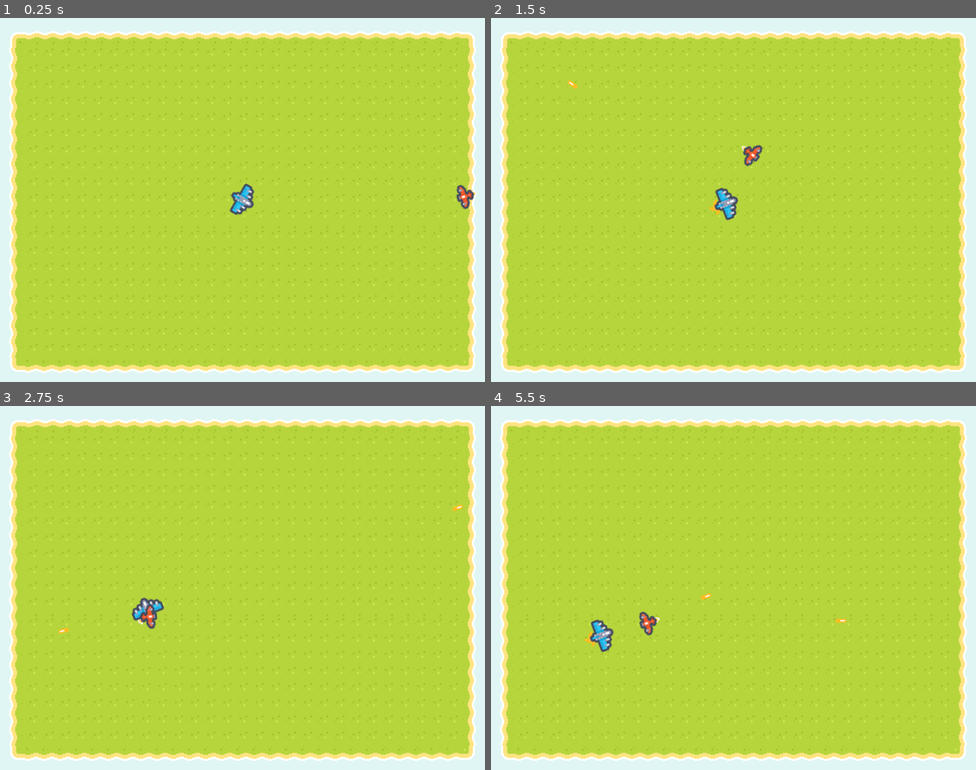
Above: before the commit, frames 1-4 (two rows, left to right).
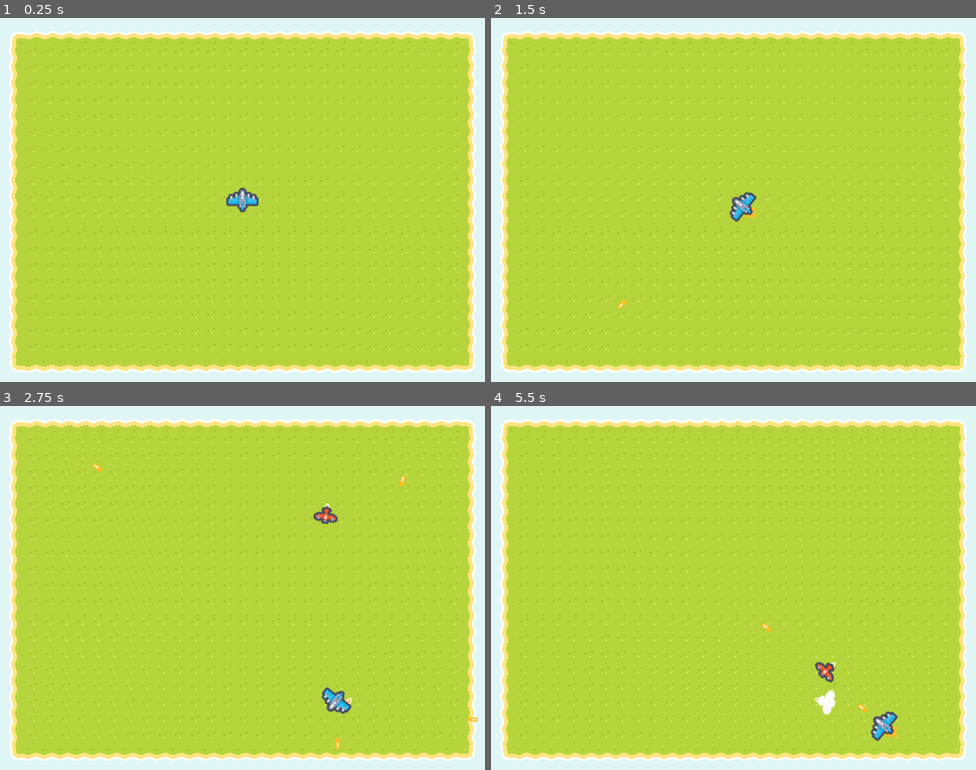
Above: after the commit, the same moments.

Repository: Name-Pending-Studios/plane-fight-the-game-aerial-combat-and-fight
Game: Godot game, scene res://main.tscn
The game is run twice, just before and just after one commit, with the same random seed, the same clock (stepped at 60 frames per second) and the same inputs.
Inputs:
- Up to frame 1 (0.25 s): no input
- Up to frame 2 (1.5 s): hold D (rightboost) 0.53-1.28 s; hold Space (shoot) 0.53-1.28 s; hold S (reverse) from 1.28 s (still down); tap W (drive) at 1.35 s
- Up to frame 3 (2.75 s): tap Space (shoot) at 1.55 s; release S (reverse) at 2.03 s; hold D (rightboost) from 2.03 s (still down); hold Space (shoot) from 2.03 s (still down)
- Up to frame 4 (5.5 s): release Space (shoot) at 2.78 s; tap Space (shoot) at 2.85, 3.8, 4.35 s; release D (rightboost) at 3.53 s; hold W (drive) 3.53-4.28 s; hold A (leftboost) 3.53-5.03 s; hold S (reverse) from 5.03 s (still down); hold Space (shoot) from 5.03 s (still down)

The runs differ from the first frame. In frame 1, 0.5% of the frame differs, in the area x 46-99%, y 45-55%; in frame 2, 0.8%; in frame 3, 1.0%; in frame 4, 1.3%, in the area x 19-84%, y 51-93%.

Commit message:
The game now spawns bogeys in waves as it should. All the bogey, player, and bullet mechanics work as expected.

Diff:
--- a/Assets/basicbogey.tscn
+++ b/Assets/basicbogey.tscn
@@ -1,28 +1,40 @@
-[gd_scene load_steps=5 format=3 uid="uid://dt5susi68mmo2"]
+[gd_scene load_steps=6 format=3 uid="uid://dt5susi68mmo2"]
 
 [ext_resource type="Texture2D" uid="uid://dcsmgjte0t7cy" path="res://Graphics/bogey1.png" id="1_7qls8"]
 [ext_resource type="Script" path="res://Scripts/basicbogey.gd" id="1_bisep"]
 [ext_resource type="Texture2D" uid="uid://bxkykmvaw0fxq" path="res://Graphics/torquejet.png" id="2_i6wng"]
 [ext_resource type="PackedScene" uid="uid://cg31ar6non3vi" path="res://Assets/bogeybullet.tscn" id="2_vaxra"]
+[ext_resource type="SpriteFrames" uid="uid://cuuoa18dowuqr" path="res://Resources/Sprite Frames/basicbogeydeath_sf.tres" id="5_k0stf"]
 
-[node name="Basicbogey" type="Node2D"]
+[node name="Basicbogey" type="Node2D" groups=["enemy"]]
 position = Vector2(208, 160)
 script = ExtResource("1_bisep")
 Bullet = ExtResource("2_vaxra")
 metadata/_edit_group_ = true
 
-[node name="Sprite2D" type="Sprite2D" parent="."]
+[node name="Sprite2D" type="Sprite2D" parent="." groups=["enemy"]]
 z_index = 1
 texture = ExtResource("1_7qls8")
 
-[node name="Area2D" type="Area2D" parent="."]
+[node name="Area2D" type="Area2D" parent="." groups=["enemy"]]
+collision_layer = 2
+collision_mask = 4
 
-[node name="CollisionPolygon2D" type="CollisionPolygon2D" parent="Area2D"]
-visible = false
+[node name="CollisionPolygon2D" type="CollisionPolygon2D" parent="Area2D" groups=["enemy"]]
 rotation = -2.57765
 polygon = PackedVector2Array(11.4348, -2.49911, 9.29671, -5.87973, 1.77706, -4.67355, -0.361024, -8.05417, -4.81069, -7.6064, -7.12227, -3.778, -4.98418, -0.397383, -10.1419, 6.41425, -8.00378, 9.79487, -0.708017, 6.36386, 1.7407, 8.36481, 6.81163, 5.15768, 6.05323, 2.08769, 11.4348, -2.49911)
 
-[node name="jet" type="Sprite2D" parent="."]
+[node name="jet" type="Sprite2D" parent="." groups=["enemy"]]
 position = Vector2(0, 9)
 scale = Vector2(0.5, 0.5)
 texture = ExtResource("2_i6wng")
+
+[node name="anim" type="AnimatedSprite2D" parent="."]
+visible = false
+sprite_frames = ExtResource("5_k0stf")
+animation = &"death"
+frame_progress = 0.0659618
+
+[connection signal="area_entered" from="Area2D" to="." method="_on_area_entered"]
+[connection signal="animation_finished" from="anim" to="." method="_on_animation_finished"]
+[connection signal="animation_looped" from="anim" to="." method="_on_animation_looped"]
--- /dev/null
+++ b/Assets/bogeyspawner.tscn
@@ -0,0 +1,8 @@
+[gd_scene load_steps=3 format=3 uid="uid://bk5usril2pfrv"]
+
+[ext_resource type="Script" path="res://Scripts/bogeyspawner.gd" id="1_8d6dd"]
+[ext_resource type="PackedScene" uid="uid://dt5susi68mmo2" path="res://Assets/basicbogey.tscn" id="2_xwa74"]
+
+[node name="Bogeyspawner" type="Node2D"]
+script = ExtResource("1_8d6dd")
+BasicBogey = ExtResource("2_xwa74")
--- a/Assets/player.tscn
+++ b/Assets/player.tscn
@@ -9,8 +9,6 @@
 [ext_resource type="SpriteFrames" uid="uid://ctmvxrptwcrgq" path="res://Resources/Sprite Frames/playerdeath_sf.tres" id="6_mcl3n"]
 
 [node name="Player" type="Node2D" groups=["player"]]
-position = Vector2(-2, -2)
-rotation = 8.37758
 script = ExtResource("1_5ddh3")
 Bullet = ExtResource("2_7dtjv")
 
--- /dev/null
+++ b/Resources/Sprite Frames/basicbogeydeath_sf.tres
@@ -0,0 +1,42 @@
+[gd_resource type="SpriteFrames" load_steps=7 format=3 uid="uid://cuuoa18dowuqr"]
+
+[ext_resource type="Texture2D" uid="uid://cd557p82ddcum" path="res://Animations/basicbogey/explosion.png" id="1_g647w"]
+[ext_resource type="Texture2D" uid="uid://dcsmgjte0t7cy" path="res://Graphics/bogey1.png" id="1_yopt4"]
+[ext_resource type="Texture2D" uid="uid://lvdsjxes8gdh" path="res://Animations/basicbogey/explosion2.png" id="2_s300c"]
+[ext_resource type="Texture2D" uid="uid://d1ol54cfnw1my" path="res://Animations/basicbogey/smoke.png" id="3_xexkm"]
+[ext_resource type="Texture2D" uid="uid://bnhpr31pkfn5v" path="res://Animations/basicbogey/hit1.png" id="5_sc3tc"]
+[ext_resource type="Texture2D" uid="uid://bpieun4mjuutf" path="res://Animations/basicbogey/hit2.png" id="6_2ucke"]
+
+[resource]
+animations = [{
+"frames": [{
+"duration": 1.0,
+"texture": ExtResource("1_g647w")
+}, {
+"duration": 0.8,
+"texture": ExtResource("2_s300c")
+}, {
+"duration": 1.8,
+"texture": ExtResource("3_xexkm")
+}],
+"loop": true,
+"name": &"death",
+"speed": 5.0
+}, {
+"frames": [{
+"duration": 1.0,
+"texture": ExtResource("1_yopt4")
+}, {
+"duration": 0.5,
+"texture": ExtResource("5_sc3tc")
+}, {
+"duration": 1.4,
+"texture": ExtResource("6_2ucke")
+}, {
+"duration": 0.2,
+"texture": ExtResource("5_sc3tc")
+}],
+"loop": true,
+"name": &"hit",
+"speed": 5.0
+}]
--- a/Scripts/basicbogey.gd
+++ b/Scripts/basicbogey.gd
@@ -3,10 +3,14 @@
 # exports and constants
 @export var Bullet : PackedScene
 @export var MAX_SPEED := 5 as float
+@export var MAX_BULLET_COOL_DOWN := 150 as int
+@export var MIN_BULLET_COOL_DOWN := 50 as int
 
 var MAX_ANGULAR_VELOCITY := .15 as float
 var ANGULAR_ACCELERATION := .03 as float
 var ACCELERATION := .2 as float
+var X_BORDER := 240
+var Y_BORDER := 180
 
 # physics
 var angularvelocity := 0 as float
@@ -15,20 +19,27 @@
 # stats
 var health := 100 as float
 
+# graphics
+var states : Array
+
+# cooldowns
+var bulletcooldown := MAX_BULLET_COOL_DOWN*1.5 as int
+
 # Called when the node enters the scene tree for the first time.
 func _ready():
-	pass # Replace with function body.
+	states = []
 
 
 # Called every frame. 'delta' is the elapsed time since the previous frame.
 func _process(delta):
-	pass
-	#get_node("../Player")==null
+	if "dying" not in states: states = []
 
 func _physics_process(delta):
+	if "dying" in states:
+		return
 	control() 	# manipulate acceleration (randomness)
 	physics()	# manipulate location
-	#cooldowns() # manage cooldowns
+	cooldowns() # manage cooldowns
 
 func control():
 	if desireddirection()==0:
@@ -45,8 +56,19 @@
 	rotation+=angularvelocity
 	position+=speed*getforwardvector()
 
+	# handling borders
+	if position.x > X_BORDER: position.x = X_BORDER
+	elif position.x < -1*X_BORDER: position.x = -1*X_BORDER
+	if position.y > Y_BORDER: position.y = Y_BORDER
+	elif position.y < -1*Y_BORDER: position.y = -1*Y_BORDER
+
+func cooldowns():
+	if bulletcooldown <= 0:
+		shoot()
+	else: bulletcooldown-=1
+
 func desireddirection(): # 0 is counterclockwise 1 is clockwise
-	var player = get_node_or_null("../Player")
+	var player = get_node("/root/Main/Player")
 	if player!=null:
 		# i really don't know how this works, i forgor linear algebra. but it does! work
 		if Vector2(cos(rotation-PI),sin(rotation-PI)).dot((position - player.position).normalized()) < 0:
@@ -59,3 +81,48 @@
 
 func getforwardvector():
 	return Vector2(cos(rotation-PI/2),sin(rotation-PI/2))
+
+func _on_area_entered(area:Area2D):
+	if area.is_in_group("playerprojectile"):
+		health -= area.get_parent().damage
+		hit()
+
+func hit():
+	if "dying" in states: return
+	$Sprite2D.visible = false
+	$anim.visible = true
+	$anim.play("hit")
+
+func _on_animation_finished():
+	print("hi")
+	"""if "dying" in states:
+		queue_free()
+	if health <= 0 and "dying" not in states:
+		$jet.visible = false
+		$anim.play("death")
+		states.append("dying")
+	else:
+		$Sprite2D.visible = true
+		$anim.visible = false"""
+
+func _on_animation_looped():
+	if "dying" in states:
+		queue_free()
+	if health <= 0 and "dying" not in states:
+		$jet.visible = false
+		$anim.stop()
+		$anim.play("death")
+		$Area2D.queue_free()
+		states.append("dying")
+	else:
+		$Sprite2D.visible = true
+		$anim.visible = false
+
+func shoot():
+	var bullet := Bullet.instantiate() as Node2D
+	add_sibling(bullet)
+	bullet.damage = 20
+	bullet.position = position+getforwardvector()
+	bullet.rotation = rotation
+
+	bulletcooldown = (randi() % (MAX_BULLET_COOL_DOWN - MIN_BULLET_COOL_DOWN)) + MIN_BULLET_COOL_DOWN
--- /dev/null
+++ b/Scripts/bogeyspawner.gd
@@ -0,0 +1,80 @@
+extends Node2D
+
+# scene exports
+@export var BasicBogey : PackedScene
+
+# constants
+
+# prog
+var wave := 0 as int
+var maxwavecooldown := 120 as int
+var wavecooldown := maxwavecooldown
+var difficulty := 1 as int
+var bogeys := [null]
+
+# dimensions
+var maxx : float
+var minx : float
+var length : float
+var maxy : float
+var miny : float
+var height : float
+
+
+# Called when the node enters the scene tree for the first time.
+func _ready():
+	maxx = 240#get_viewport().get_visible_rect().end[0]
+	maxy = 180#get_viewport().get_visible_rect().end[1]
+	minx = -240#get_viewport().get_visible_rect().position[0]
+	miny = -180#get_viewport().get_visible_rect().position[1]
+	length = maxx - minx
+	height = maxy - miny
+
+	bogeys = []
+
+
+# Called every frame. 'delta' is the elapsed time since the previous frame.
+func _process(delta):
+	if nobogeys():
+		bogeys = []
+	updatedifficulty()
+	updatewave()
+
+func updatedifficulty():
+	if bogeys == []:
+		if wave>=3:
+			wave = 0
+			difficulty+=1
+			if difficulty%3==0: maxwavecooldown+=60
+
+func updatewave():
+	if wavecooldown<=0 and wave<3:
+		wave+=1
+		wavecooldown = maxwavecooldown
+		populate()
+	elif wavecooldown>0: wavecooldown-=1
+
+func nobogeys():
+	for b in bogeys:
+		if is_instance_valid(b):
+			return false
+	return true
+
+func populate():
+	for i in range(difficulty):
+		spawnbogey(BasicBogey)
+
+func spawnbogey(blueprint):
+	bogeys.append(blueprint.instantiate())
+	add_child(bogeys[-1])
+	bogeys[-1].position = getrandomedgeposition()
+	bogeys[-1].MAX_SPEED = (randi()%300)/100. + 1.5 as float
+	bogeys[-1].MAX_BULLET_COOL_DOWN = (randi() % (250 - 150)) + 150
+
+func getrandomedgeposition():
+	var redge := randi() % 4
+	match redge:
+		0: return Vector2(minx, (randi() % (height as int)) + miny)		# left
+		1: return Vector2((randi() % int(length)) + minx, miny)			# top
+		2: return Vector2(maxx, (randi() % (height as int)) + miny)		# right
+		3: return Vector2((randi() % int(length)) + minx, maxy)			# bottom
--- a/Scripts/bullet.gd
+++ b/Scripts/bullet.gd
@@ -1,4 +1,7 @@
 extends Node2D
+
+# public
+@export var damage = 100
 
 # constants
 var speed := 7.5 as float
--- a/Scripts/main.gd
+++ b/Scripts/main.gd
@@ -2,6 +2,7 @@
 
 @export var Player : PackedScene
 @export var BasicBogey : PackedScene
+
 var player : Node2D
 
 # Called when the node enters the scene tree for the first time.
@@ -11,9 +12,11 @@
 	add_child(player)
 	player.position = Vector2(0,0)
 
-	var bogey = BasicBogey.instantiate()
+	"""var bogey = BasicBogey.instantiate()
 	add_child(bogey)
 	bogey.position = Vector2(240,randi()%360-180)
+	bogey.MAX_SPEED = (randi()%350)/100. + 1.5 as float
+	bogey.MAX_BULLET_COOL_DOWN = (randi() % (250 - 150)) + 150"""
 
 
 # Called every frame. 'delta' is the elapsed time since the previous frame.
--- a/Scripts/player.gd
+++ b/Scripts/player.gd
@@ -1,6 +1,9 @@
 extends Node2D
 
 @export var Bullet : PackedScene
+
+# stats
+var health := 100 as float
 
 # graphics
 var MainJet : Sprite2D
@@ -17,19 +20,23 @@
 var velocity : float
 
 # constants
-var MAX_VELOCITY := 7 as float
+var MAX_VELOCITY := 5 as float
 var MAX_ANGULAR_VELOCITY := .15 as float
-var ACCELERATION := .2 as float
+var ACCELERATION := .25 as float
 var ANGULAR_ACCELERATION := .03 as float
 var XBORDER := 240
 var YBORDER := 180
-var BULLETCOOLDOWN := 15
+var BULLET_COOL_DOWN := 12
+var MAX_HEALTH := 100 as float
 
 # cooldowns
 var bulletcooldown := 0
 
 # Called when the node enters the scene tree for the first time.
 func _ready():
+	# signals
+	$Area2D.area_entered.connect(_on_area_entered)
+
 	# graphics
 	MainJet = $mainjet as Sprite2D
 	ReverseJet = $reversejet as Sprite2D
@@ -75,6 +82,10 @@
 		LeftJet.visible = false
 		ReverseRightJet.visible = false
 
+func _on_area_entered(area):
+	if area.is_in_group("bogeyprojectile"):
+		health -= area.get_parent().damage
+		print(health)
 
 func control():
 	if Input.is_action_pressed("drive"):
@@ -113,7 +124,7 @@
 func physics():
 	# position
 	position = position + getvelocityvector()
-	velocity *= .93
+	velocity *= .95
 
 	# rotation
 	rotation += angularvelocity
@@ -138,7 +149,7 @@
 	bullet.position = position+getforwardvector()
 	bullet.rotation = rotation
 
-	bulletcooldown=BULLETCOOLDOWN
+	bulletcooldown=BULLET_COOL_DOWN
 
 func getforwardvector():
 	return Vector2(cos(rotation-PI/2),sin(rotation-PI/2))
--- a/main.tscn
+++ b/main.tscn
@@ -1,9 +1,10 @@
-[gd_scene load_steps=9 format=3 uid="uid://bss7oqndh5s5v"]
+[gd_scene load_steps=10 format=3 uid="uid://bss7oqndh5s5v"]
 
 [ext_resource type="Script" path="res://Scripts/main.gd" id="1_dk84r"]
 [ext_resource type="Texture2D" uid="uid://bhsk6w4b48p65" path="res://Graphics/bg.png" id="2_gncma"]
 [ext_resource type="PackedScene" uid="uid://bjw5j1ulsyomy" path="res://Assets/player.tscn" id="2_hc6w3"]
 [ext_resource type="PackedScene" uid="uid://dt5susi68mmo2" path="res://Assets/basicbogey.tscn" id="3_wryl0"]
+[ext_resource type="PackedScene" uid="uid://bk5usril2pfrv" path="res://Assets/bogeyspawner.tscn" id="5_qe81b"]
 
 [sub_resource type="SegmentShape2D" id="SegmentShape2D_kbypw"]
 a = Vector2(237, 184)
@@ -72,3 +73,5 @@
 [node name="CollisionShape2D" type="CollisionShape2D" parent="border/bottom" groups=["barrier"]]
 position = Vector2(2, -354)
 shape = SubResource("SegmentShape2D_o3ljn")
+
+[node name="Bogeyspawner" parent="." instance=ExtResource("5_qe81b")]
Not shown, added: Animations/basicbogey/entry.png.import
Binary file added: Animations/basicbogey/explosion.png
Not shown, added: Animations/basicbogey/explosion.png.import
Binary file added: Animations/basicbogey/explosion2.png
Not shown, added: Animations/basicbogey/explosion2.png.import
Binary file added: Animations/basicbogey/hit1.png
Not shown, added: Animations/basicbogey/hit1.png.import
Binary file added: Animations/basicbogey/hit2.png
Not shown, added: Animations/basicbogey/hit2.png.import
Binary file added: Animations/basicbogey/smoke.png
Not shown, added: Animations/basicbogey/smoke.png.import
